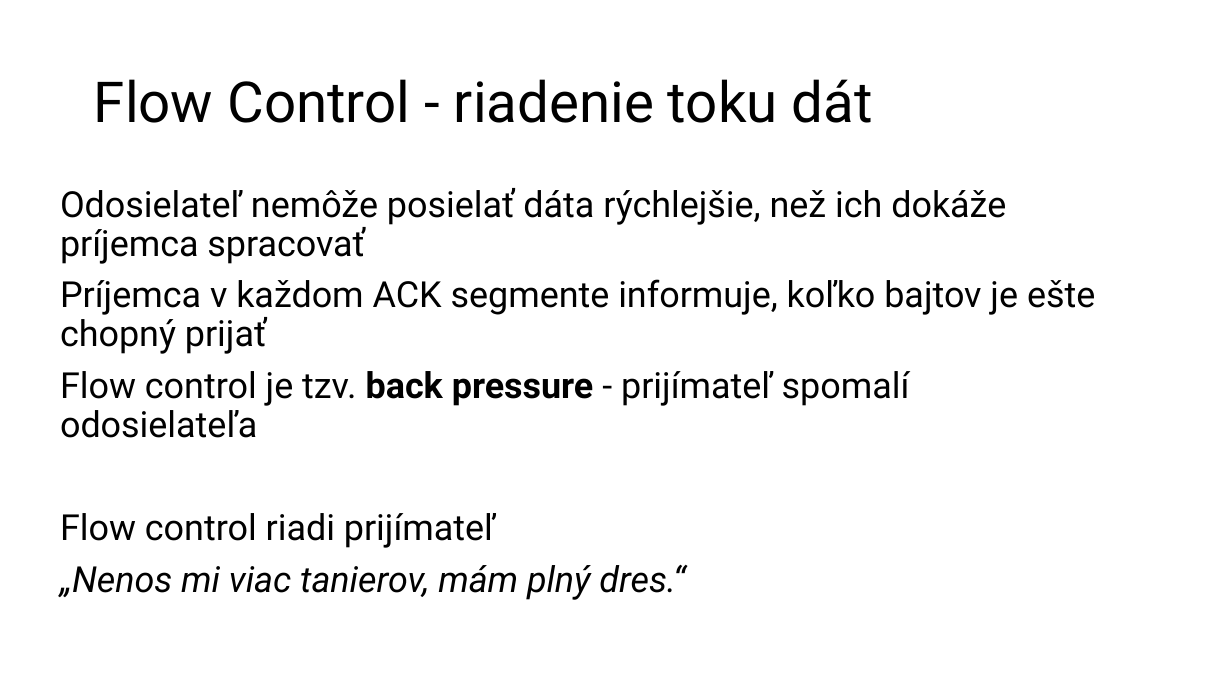
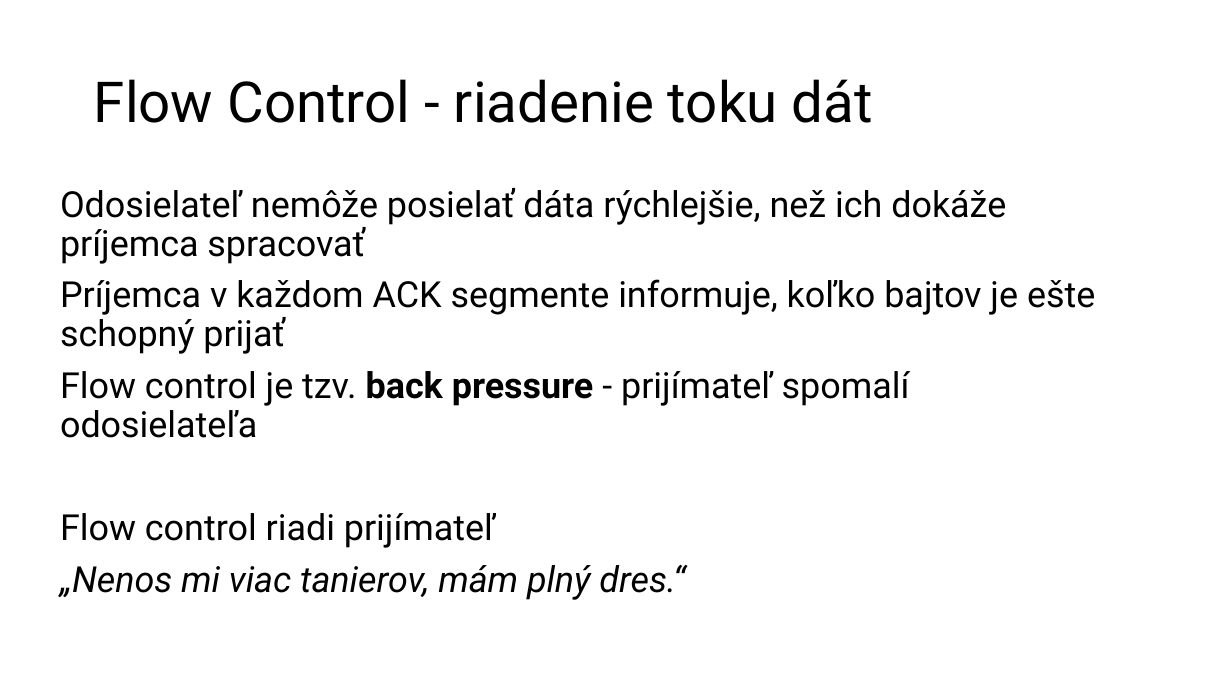
Before and after one commit to wagjo/oop, a slide deck: slide 16 of prezentacie/p21w.pptx. Drawn at 1232x693 pixels with LibreOffice and Linux fonts; fonts in the diff are those of the drawing. Boxes give left, top, right and bottom in pixels: in the first picture for what was removed or moved away, otherwise in the second. Text is boxed around its words. In the diff, an @@ line names an element or a change of style, - is before the commit and + after.

```diff
--- a/prezentacie/p21w.pptx
+++ b/prezentacie/p21w.pptx
@@ text at <box>60,279,1095,354</box>: text changed @@
-Príjemca v každom ACK segmente informuje, koľko bajtov je ešte chopný prijať
+Príjemca v každom ACK segmente informuje, koľko bajtov je ešte schopný prijať
```
Also in this commit, not shown: 2 other files.
